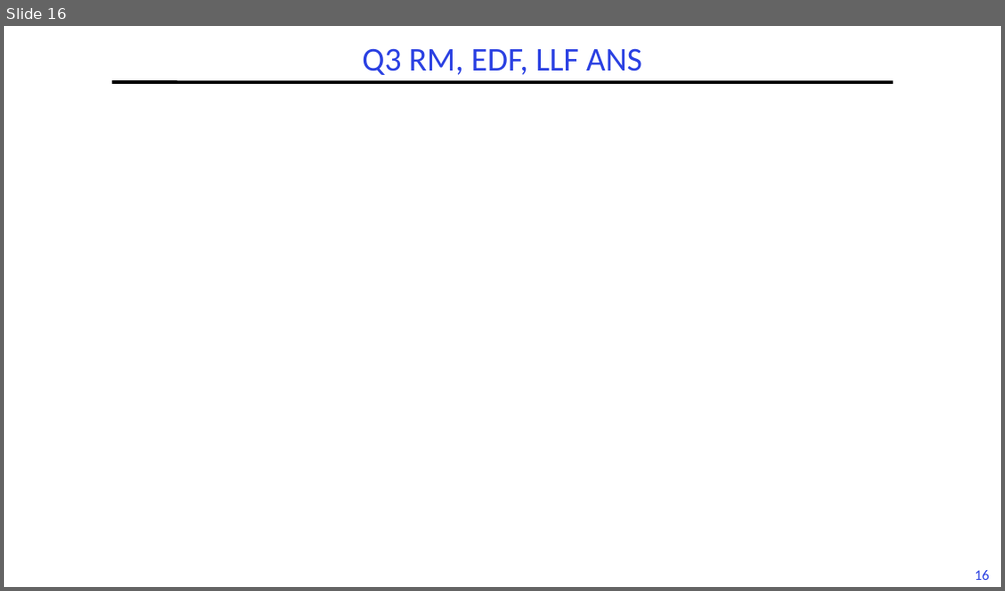
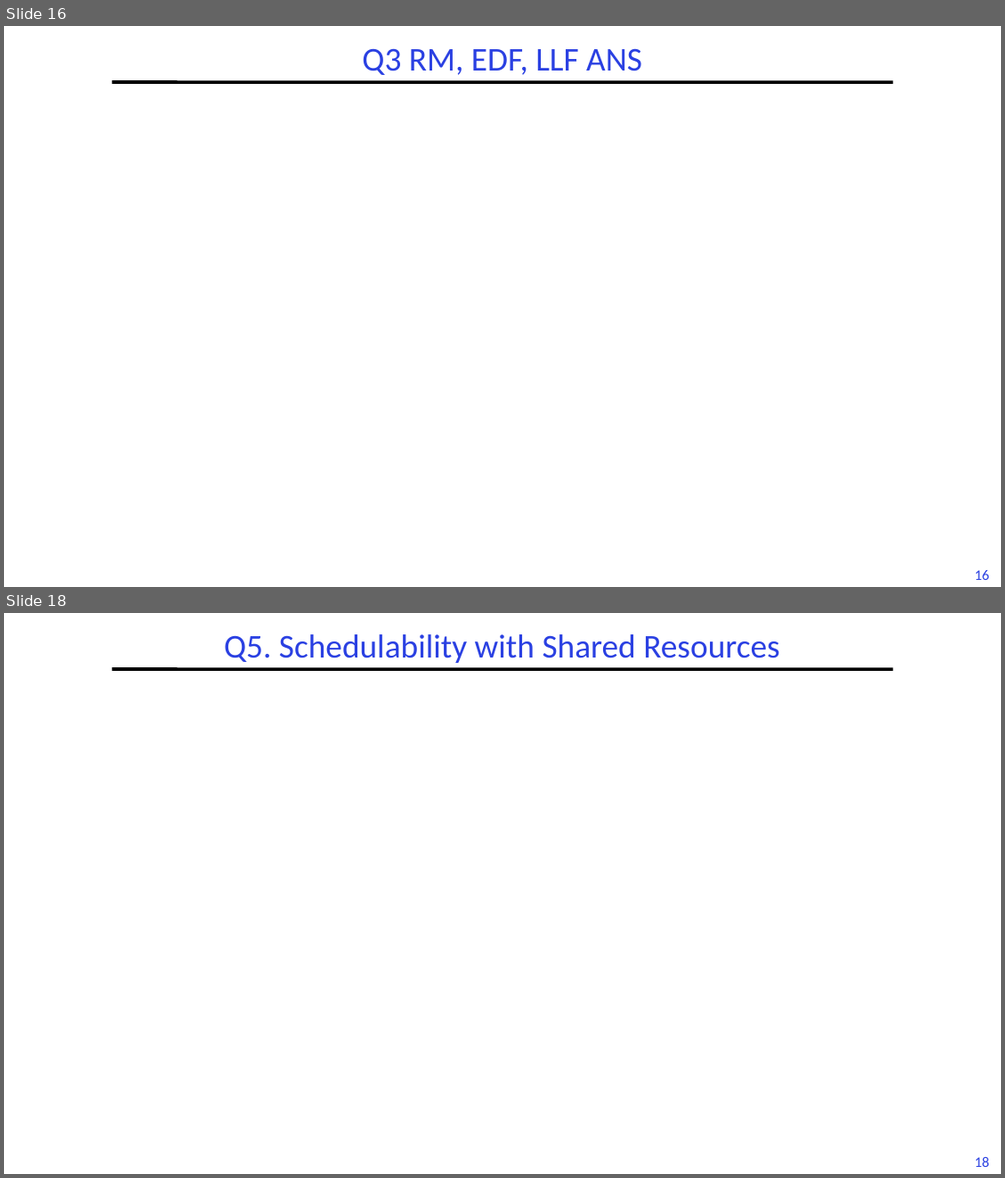
Before and after one commit to guhofstra/CSC256Fa25, a slide deck: PPTs/L6-Exercises ANS.pptx. Shown one above the other, each under a label of ours: slide 16 before the commit, slides 16 and 18 after it; the slides between them are not shown. The pictures are 1005x591 and 1005x1178 pixels, drawn with LibreOffice and Linux fonts; fonts in the diff are those of the drawing; grey boxes stand for pictures. Boxes give left, top, right and bottom in pixels: in the first picture for what was removed or moved away, otherwise in the second. Text is boxed around its words. In the diff, an @@ line names an element or a change of style, - is before the commit and + after.

```diff
--- a/PPTs/L6-Exercises ANS.pptx
+++ b/PPTs/L6-Exercises ANS.pptx
@@ slide 18 added at [4, 613, 1001, 1174], background #FFFFFF; not listed: 2 template elements that a slide beside it also shows @@
@@ title added at [224, 634, 779, 663], 32 pt, text #2A40E2 @@
+Q5. Schedulability with Shared Resources
```
Also in this commit, not shown: 12 other slides added, 3 other files.
